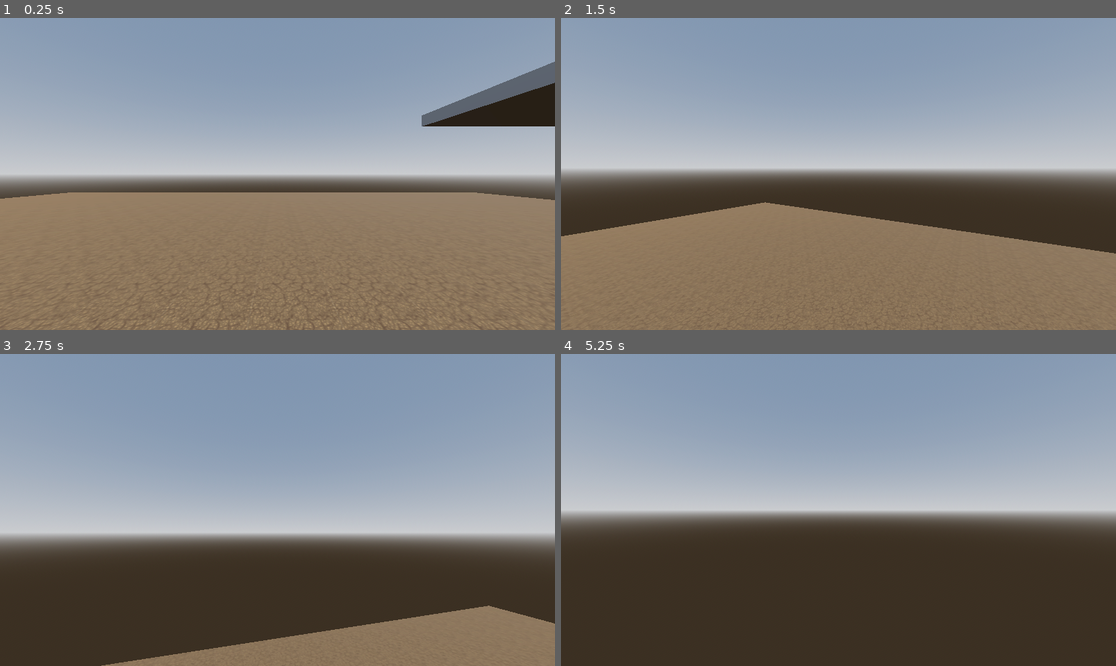
Above: before the commit, frames 1-4 (two rows, left to right).
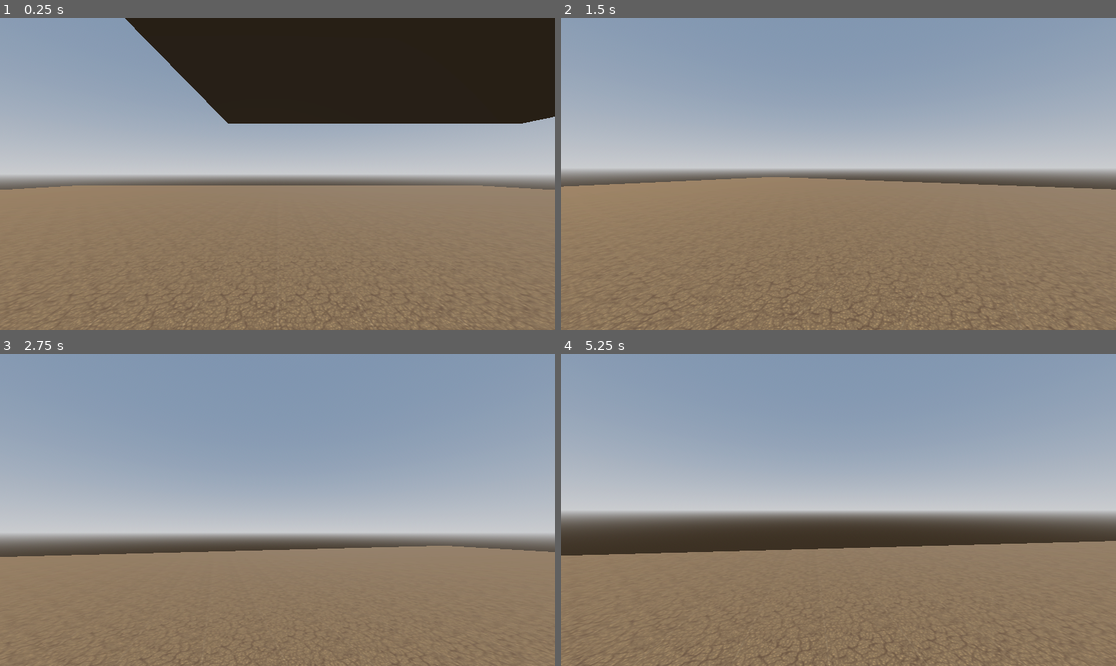
Above: after the commit, the same moments.

Repository: itotoostressed/Don-t-Look-Down-2
Game: Godot game, scene res://map.tscn
Same seed, same stepped clock (60 frames per second), same inputs: the game is played once before the commit and once after it.
Inputs (mouse positions are in pixels of both pictures, inside the frame that each line leads up to):
- Up to frame 1 (0.25 s): no input
- Up to frame 2 (1.5 s): tap Enter at 0.5 s; move the mouse to (866, 174) at 0.52 s; hold W (moveForward) from 0.53 s (still down); tap Space (jump) at 0.77 s; move the mouse to (810, 174) at 1.27 s
- Up to frame 3 (2.75 s): keep holding W (moveForward); tap Space (jump) at 1.52 s; move the mouse to (288, 503) at 2.02 s
- Up to frame 4 (5.25 s): keep holding W (moveForward); move the mouse to (832, 516) at 2.77 s; tap Space (jump) at 3.02, 3.77, 4.52 s; move the mouse to (877, 513) at 3.52 s; move the mouse to (794, 506) at 4.27 s; move the mouse to (844, 510) at 5.02 s

The runs differ from the first frame. In frame 1, 25% of the frame differs, in the area x 0-100%, y 0-100%; in frame 2, 14%; in frame 3, 28%; in frame 4, 38%, in the area x 0-100%, y 59-100%.

Commit message:
slight changes to platform generation

Diff:
--- a/don't-look-down-2/character_body_3d.gd
+++ b/don't-look-down-2/character_body_3d.gd
@@ -4,7 +4,7 @@
 var maxJumps = 2
 const SENSITIVITY = 0.01
 const SPEED = 5.0
-const JUMP_VELOCITY = 6.5
+const JUMP_VELOCITY = 5.5
 
 @onready var head = $Head
 @onready var camera = $Head/Camera3D
--- /dev/null
+++ b/don't-look-down-2/lava.tscn
@@ -0,0 +1,15 @@
+[gd_scene load_steps=3 format=3 uid="uid://bvlk4d4fpxgw2"]
+
+[sub_resource type="BoxShape3D" id="BoxShape3D_yw4l3"]
+
+[sub_resource type="BoxMesh" id="BoxMesh_34hvj"]
+
+[node name="lava" type="CharacterBody3D"]
+
+[node name="CollisionShape3D" type="CollisionShape3D" parent="."]
+transform = Transform3D(15, 0, 0, 0, 0.1, 0, 0, 0, 15, 0, 0, 0)
+shape = SubResource("BoxShape3D_yw4l3")
+
+[node name="MeshInstance3D" type="MeshInstance3D" parent="."]
+transform = Transform3D(15, 0, 0, 0, 0.1, 0, 0, 0, 15, 0, 0, 0)
+mesh = SubResource("BoxMesh_34hvj")
--- a/don't-look-down-2/map.gd
+++ b/don't-look-down-2/map.gd
@@ -4,71 +4,88 @@
 var platformScene = load("res://platform.tscn")
 
 # Configuration variables
-var platform_count = 20          # Total number of platforms to spawn
-var min_x_distance = 2.0         # Minimum horizontal distance between platforms
-var max_x_distance = 6.0         # Maximum horizontal distance
-var min_z_distance = -3.0        # Minimum depth variation
-var max_z_distance = 3.0         # Maximum depth variation
-var min_y_increase = 1.0         # Minimum vertical increase
-var max_y_increase = 3.0         # Maximum vertical increase
-var no_overlap_radius = 2.5      # Vertical range where platforms shouldn't overlap
+var platform_count = 30
+var min_x_distance = -4.0
+var max_x_distance = 4.0
+var min_z_distance = -6.0
+var max_z_distance = 6.0
+var min_y_increase = 2.5
+var max_y_increase = 2.5
+var no_overlap_radius = 4.5
+var platform_half_width = 1.5  # Half of platform's X dimension
+var platform_half_depth = 1.5  # Half of platform's Z dimension
 
 func _ready():
-	var last_position = Vector3.ZERO  # Start from origin
-	var platform_positions = []       # Track all platform positions
+	var last_position = Vector3.ZERO
+	var platform_positions = []
 
 	for i in range(platform_count):
 		var platform_instance = platformScene.instantiate()
 		var new_position = Vector3.ZERO
 		var valid_position_found = false
 
-		# Try to find a valid position
 		for attempt in range(platform_count):
 			# Calculate random offsets
 			var x_offset = randf_range(min_x_distance, max_x_distance)
 			var z_offset = randf_range(min_z_distance, max_z_distance)
 			var y_increase = randf_range(min_y_increase, max_y_increase)
 
-			# Randomly decide if platform goes left or right
 			if randf() > 0.5:
 				x_offset = -x_offset
 
-			# Calculate candidate position
 			new_position = Vector3(
 				last_position.x + x_offset,
 				last_position.y + y_increase,
 				last_position.z + z_offset
 			)
 
-			# Check if this position overlaps with any existing platform
 			if not _position_overlaps(new_position, platform_positions):
 				valid_position_found = true
 				break
 
-		# If we couldn't find a valid position, just use the last attempt
 		if not valid_position_found:
 			print("Warning: Couldn't find non-overlapping position after ", platform_count, " attempts")
 
 		platform_instance.position = new_position
 		add_child(platform_instance)
 
-		# Update tracking variables
-		platform_positions.append(new_position)
+		platform_positions.append({
+			"position": new_position,
+			"half_width": platform_half_width,
+			"half_depth": platform_half_depth
+		})
 		last_position = new_position
 
-# Helper function to check if a position overlaps with existing platforms
-func _position_overlaps(position: Vector3, existing_positions: Array) -> bool:
-	for existing_pos in existing_positions:
-		# Calculate horizontal distance (ignore Y-axis for this check)
-		var horizontal_dist = Vector2(position.x, position.z).distance_to(
-			Vector2(existing_pos.x, existing_pos.z)
+func _position_overlaps(position: Vector3, existing_platforms: Array) -> bool:
+	# Create bounding box for new platform
+	var new_min = Vector3(
+		position.x - platform_half_width,
+		position.y - no_overlap_radius/2,
+		position.z - platform_half_depth
+	)
+	var new_max = Vector3(
+		position.x + platform_half_width,
+		position.y + no_overlap_radius/2,
+		position.z + platform_half_depth
+	)
+
+	for existing in existing_platforms:
+		# Create bounding box for existing platform
+		var existing_min = Vector3(
+			existing.position.x - existing.half_width,
+			existing.position.y - no_overlap_radius/2,
+			existing.position.z - existing.half_depth
+		)
+		var existing_max = Vector3(
+			existing.position.x + existing.half_width,
+			existing.position.y + no_overlap_radius/2,
+			existing.position.z + existing.half_depth
 		)
 
-		# Check vertical range
-		var vertical_diff = abs(position.y - existing_pos.y)
-
-		# Platforms are too close both horizontally and vertically
-		if horizontal_dist < min_x_distance && vertical_diff < no_overlap_radius:
+		# Check for AABB overlap
+		if (new_min.x < existing_max.x && new_max.x > existing_min.x &&
+			new_min.y < existing_max.y && new_max.y > existing_min.y &&
+			new_min.z < existing_max.z && new_max.z > existing_min.z):
 			return true
 
 	return false
--- a/don't-look-down-2/map.tscn
+++ b/don't-look-down-2/map.tscn
@@ -33,7 +33,7 @@
 shadow_enabled = true
 
 [node name="Player" parent="." instance=ExtResource("1_wijl4")]
-transform = Transform3D(1, 0, 0, 0, 1, 0, 0, 0, 1, 0.318983, 1.03759, 0.273356)
+transform = Transform3D(1, 0, 0, 0, 1, 0, 0, 0, 1, 0, 1.2, 0)
 
 [node name="Map Builder" type="CSGCombiner3D" parent="."]
 use_collision = true
@@ -43,6 +43,6 @@
 visible = false
 
 [node name="floor" type="CSGBox3D" parent="Map Builder"]
-transform = Transform3D(34.9524, 0, 0, 0, 34.9524, 0, 0, 0, 34.9524, -0.144648, 0.0251117, 0.0142641)
+transform = Transform3D(55.5458, 0, 0, 0, 55.5458, 0, 0, 0, 55.5458, 0, 0, 0)
 size = Vector3(1, 0.001, 1)
 material = SubResource("StandardMaterial3D_71pa8")
